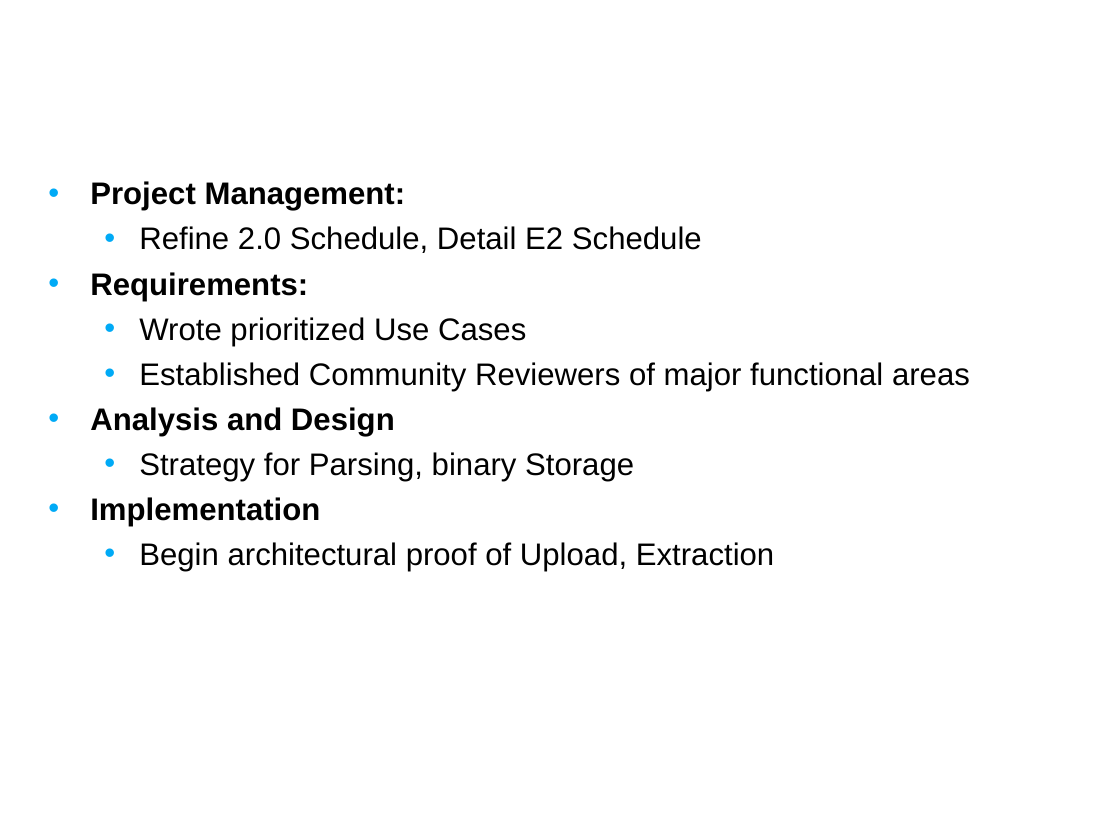
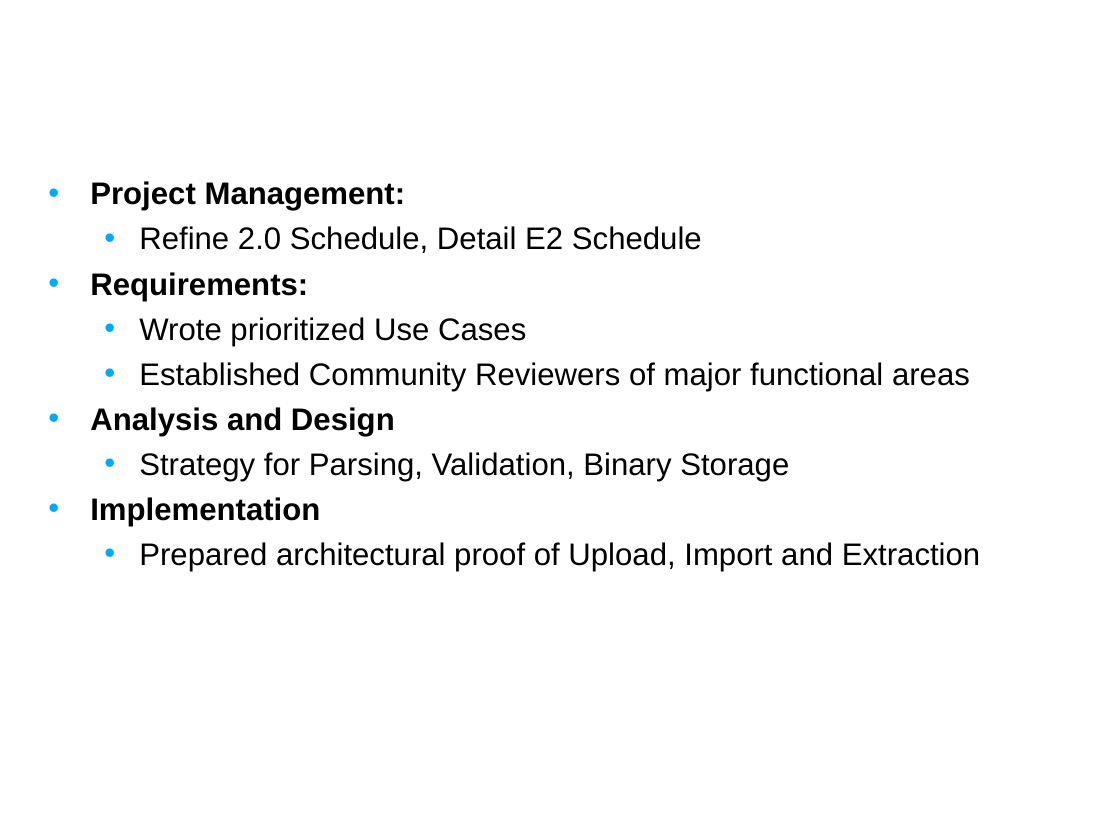
Before and after one commit to NCIP/caarray-docs, a slide deck: slide 9 of project_management/open_meetings/caArray User Community Meeting Aug 8.ppt. Drawn at 1120x840 pixels with LibreOffice and Linux fonts; fonts in the diff are those of the drawing; background and template pictures are left out. Boxes give left, top, right and bottom in pixels: in the first picture for what was removed or moved away, otherwise in the second. Text is boxed around its words. In the diff, an @@ line names an element or a change of style, - is before the commit and + after.

```diff
--- a/project_management/open_meetings/caArray User Community Meeting Aug 8.ppt
+++ b/project_management/open_meetings/caArray User Community Meeting Aug 8.ppt
@@ text at (139,452,789,481): text changed @@
-  • Strategy for Parsing, binary Storage
+  • Strategy for Parsing, Validation, Binary Storage
@@ text at (139,542,980,572): text changed @@
-  • Begin architectural proof of Upload, Extraction
+  • Prepared architectural proof of Upload, Import and Extraction
```
Also in this commit, not shown: 5 other slides changed.
